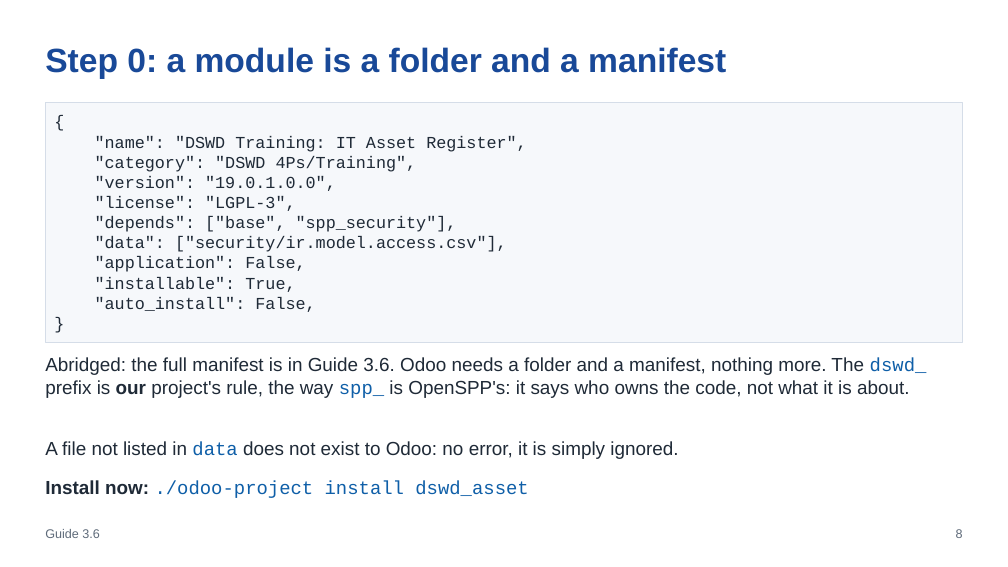
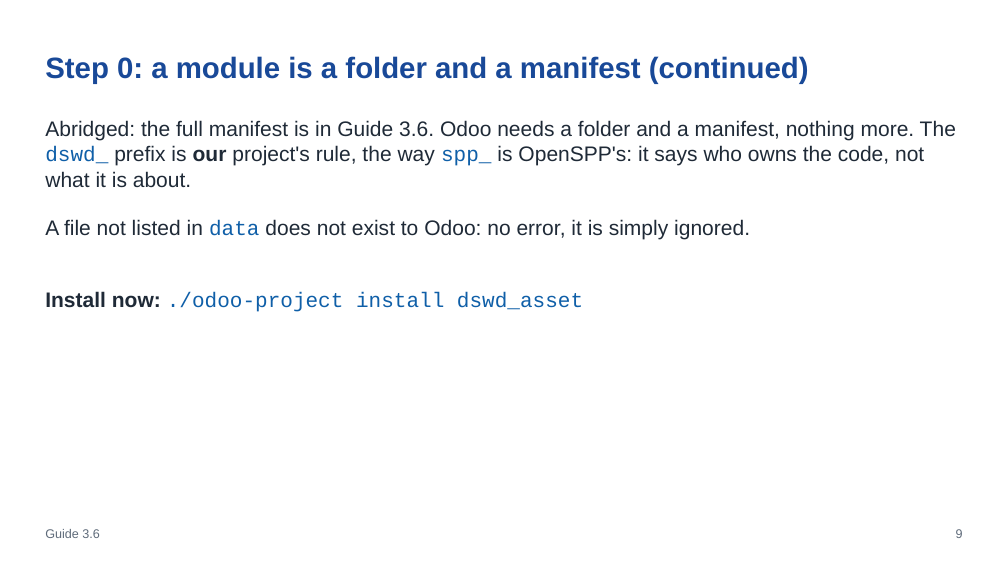
Before and after one commit to pithtech/OpenSPP-Template, a slide deck: slide 9 of training/module3/slides.pptx (slide 8 before the commit). Drawn at 1008x567 pixels with LibreOffice and Linux fonts; fonts in the diff are those of the drawing. Boxes give left, top, right and bottom in pixels: in the first picture for what was removed or moved away, otherwise in the second. Text is boxed around its words. In the diff, an @@ line names an element or a change of style, - is before the commit and + after.

```diff
--- a/training/module3/slides.pptx
+++ b/training/module3/slides.pptx
@@ text at bbox=[45, 56, 809, 84]: text changed; size 32 to 28 pt @@
-Step 0: a module is a folder and a manifest
+Step 0: a module is a folder and a manifest (continued)
@@ text "Abridged: the full manifest is ...": place and size @@
-text "Abridged: the full manifest is ..." at bbox=[45, 357, 927, 398]
+text "Abridged: the full manifest is ..." at bbox=[45, 120, 956, 187]
@@ rectangle removed at bbox=[45, 102, 963, 342] @@
-{
-"name": "DSWD Training: IT Asset Register",
-"category": "DSWD 4Ps/Training",
-"version": "19.0.1.0.0",
-"license": "LGPL-3",
-"depends": ["base", "spp_security"],
-"data": ["security/ir.model.access.csv"],
-"application": False,
-"installable": True,
-"auto_install": False,
-}
@@ text "A file not listed in ...": place and size @@
-text "A file not listed in ..." at bbox=[45, 441, 678, 459]
+text "A file not listed in ..." at bbox=[45, 219, 750, 240]
@@ size 18 to 20 pt; line spacing 21.6pt to 1 in 3 elements at bbox=[45, 120, 956, 187], bbox=[45, 219, 750, 240], bbox=[45, 291, 583, 312] @@
@@ text "Install now: ./odoo-project install dswd_asset": place and size @@
-text "Install now: ./odoo-project install dswd_asset" at bbox=[45, 480, 528, 498]
+text "Install now: ./odoo-project install dswd_asset" at bbox=[45, 291, 583, 312]
@@ text at bbox=[956, 529, 963, 538]: text changed @@
-8
+9
```
Also in this commit, not shown: 24 other slides changed, 4 slides added, 12 other files.
